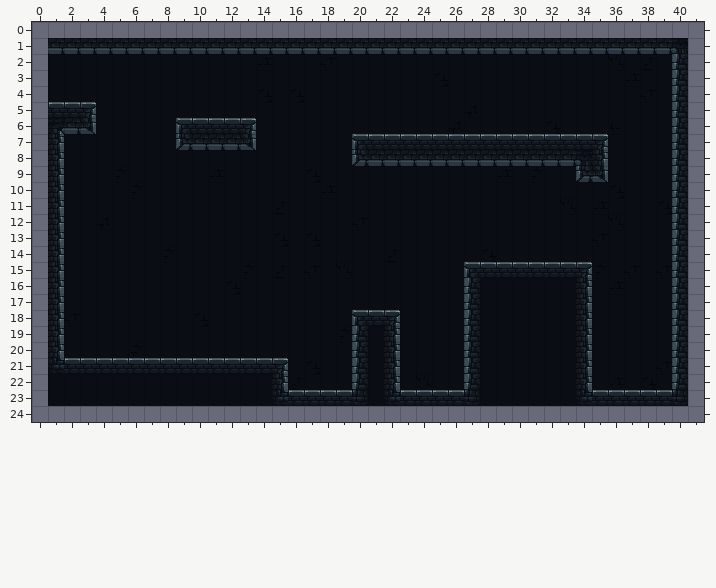
One commit to this Tiled map (JSON): assets/levels/Tutorial_Level.json. The picture above was drawn from the file before the commit.
Cells are 16x16 px. Shown: x 0..41, y 0..24. The old version is drawn lined up with the new one.
The result:
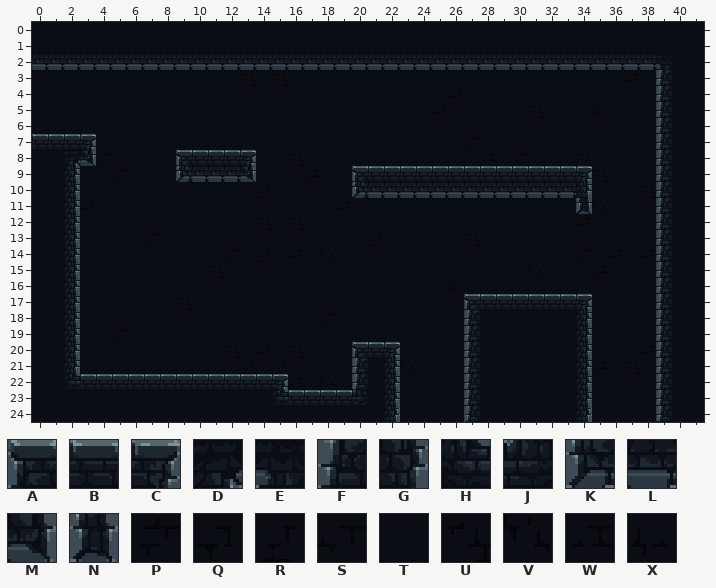
Key: from "StoneBrick": A 0, B 1, C 2, D 4, E 5, F 6, G 8, H 10, J 11, K 12, L 13, M 14, N 15, P 24, Q 25, R 26, S 30, T 31, U 32, V 36, W 37, X 38.
_ is an empty cell, # one hidden under a higher layer, . an unchanged one.
The edit:
map size 40x23 -> 42x25 cells (old content now starts at 1,1; both pictures use the new coordinates)
--- layer "Background"
@@ x 0..40 @@
- 1 .............T.P.T.................T.T.T.
- 2 _.............W...S.....T...........V.R.R
- 3 _........................................
- 4 _........................................
- 5 _........................................
- 6 _........................................
- 7 ...........................T.............
- 8 ..........T.................P.T...T......
- 9 ...........W.................W.P.......T.
-10 ................................T.T.....V
-11 .P.....................................U.
-12 ........................................Q
-13 .V.......................................
+ 1 .............#.#.#.................#.#.#.
+ 2 T.............T...T.....U...........W.T.#
+ 3 T........................................
+ 4 T........................................
+ 5 T........................................
+ 6 T........................................
+ 7 ...........................P.............
+ 8 ..........W.................W.P...U......
+ 9 ...........T.................T.T.......V.
+10 ................................V.W.....#
+11 .#.....................................Q.
+12 ........................................#
+13 .#.......................................
@@ x 1..39 @@
-15 U.............................T.......S
+15 #.............................V.......T
@@ x 1..29 @@
-17 V.........................X.#
-18 .S...........................
+17 #.........................T.R
+18 .T...........................
@@ x 13..39 @@
-21 U.Q.......................S
-22 .#.........................
+21 R.R.......................T
+22 .U.........................
@@ x 23..39 @@
-24 ____........_____
+24 TTTT........TTTTT
--- layer "Platform"
@@ x 0..41 @@
- 0 __________________________________________
- 1 _LLLLLLLLLLLLLLLLLLLLLLLLLLLLLLLLLLLLLLLE_
- 2 ________________________________________F_
- 3 ......................................._F_
- 4 ......................................._F_
- 5 .BBC..................................._F_
- 6 .DLM.....ABBBC........................._F_
- 7 _G__.....KLLLM......ABBBBBBBBBBBBBBC..._F_
- 8 _G__....._____......KLLLLLLLLLLLLLEG..._F_
- 9 _G_......_____......______________KM..._F_
-10 _G_................._______________...._F_
-11 _G_..............................._...._F_
-12 _G_...................................._F_
-13 _G_...................................._F_
-14 _G_...................................._F_
-15 _G_........................ABBBBBBC...._F_
-16 _G_........................F......G...._F_
-17 _G_........................FTTTTTTG...._F_
-18 _G_.................ABC................_F_
-19 _G_.................F.G................_F_
-20 _G_.................FTG................_F_
-21 _HBBBBBBBBBBBBBC......................._F_
-22 _.TTTTTTTTTTTTTG......................._F_
-23 _.....................HBBBBJ......HBBBBBJ_
-24 _______________________....________....___
+ 0 TTTTTTTTTTTTTTTTTTTTTTTTTTTTTTTTTTTTTTTTTT
+ 1 TTTTTTTTTTTTTTTTTTTTTTTTTTTTTTTTTTTTTTTTTT
+ 2 LLLLLLLLLLLLLLLLLLLLLLLLLLLLLLLLLLLLLLLETT
+ 3 .......................................FTT
+ 4 .......................................FTT
+ 5 .___...................................FTT
+ 6 .___....._____.........................FTT
+ 7 BBBC....._____......________________...FTT
+ 8 TTDM.....ABBBC......________________...FTT
+ 9 TTG......KLLLM......ABBBBBBBBBBBBBC_...FTT
+10 TTG.................KLLLLLLLLLLLLLG....FTT
+11 TTG...............................N....FTT
+12 TTG....................................FTT
+13 TTG....................................FTT
+14 TTG....................................FTT
+15 TTG........................________....FTT
+16 TTG........................_......_....FTT
+17 TTG........................ABBBBBBC....FTT
+18 TTG.................___................FTT
+19 TTG................._._................FTT
+20 TTG.................ABC................FTT
+21 TTG_____________.......................FTT
+22 T.HBBBBBBBBBBBBC.......................FTT
+23 T.....................G____F......G____FTT
+24 TTTTTTTTTTTTTTTTTTTTTTG....FTTTTTTG....FTT
Boxes around the changes in both pictures, in picture pixels (x1, y1, x2, y2):
changed: (32, 22, 704, 422)
